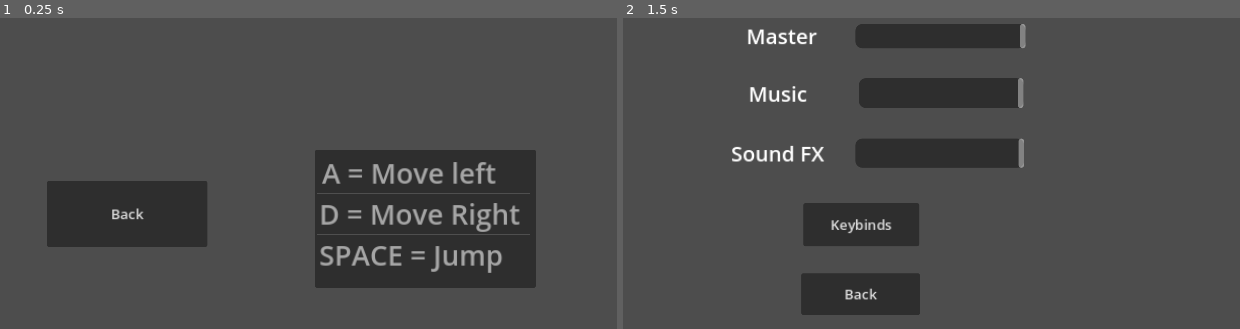
Above: before the commit, frames 1-2 (left to right).
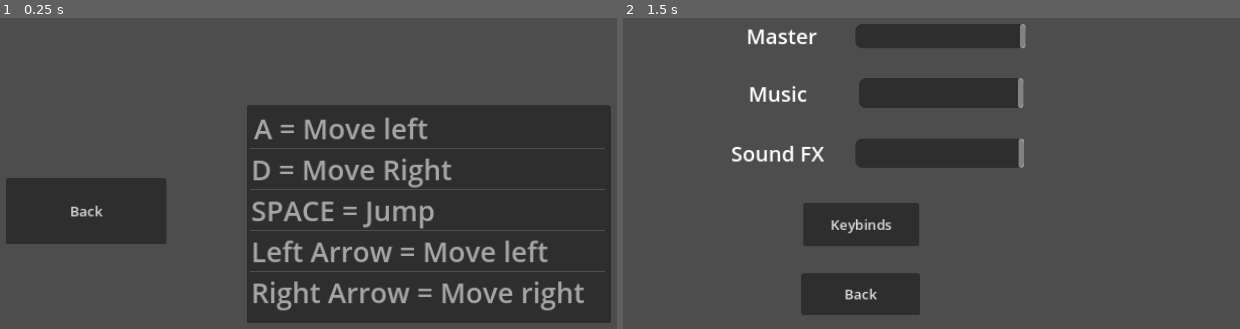
Above: after the commit, the same moments.

Repository: rickvl05/uva-pswe-D
Game: Godot game, scene res://scenes/keybinds.tscn
The game is run twice, just before and just after one commit, with the same random seed, the same clock (stepped at 60 frames per second) and the same inputs. This scene is started directly instead of the project's main scene.
Inputs:
- Up to frame 1 (0.25 s): no input
- Up to frame 2 (1.5 s): tap Enter (ui_accept) at 0.5, 0.77 s; hold D (move_right) 0.53-1.25 s; click "Back" at 1.25 s

The runs differ from the first frame. In frame 1, 32% of the frame differs, in the area x 0-100%, y 27-99%; in frame 2, nothing differs.

Commit message:
keybinds added 2

Diff:
--- a/scenes/keybinds.tscn
+++ b/scenes/keybinds.tscn
@@ -8,23 +8,25 @@
 script = ExtResource("1_kopfe")
 
 [node name="Button" type="Button" parent="."]
-offset_left = 275.0
-offset_top = 262.0
-offset_right = 506.0
-offset_bottom = 357.0
+offset_left = 216.0
+offset_top = 258.0
+offset_right = 447.0
+offset_bottom = 353.0
 theme_override_font_sizes/font_size = 20
 text = "Back"
 
 [node name="ItemList" type="ItemList" parent="."]
-offset_left = 661.0
-offset_top = 217.0
-offset_right = 979.0
-offset_bottom = 416.0
+offset_left = 563.0
+offset_top = 153.0
+offset_right = 1087.0
+offset_bottom = 467.0
 theme_override_font_sizes/font_size = 40
-item_count = 3
+item_count = 5
 item_0/text = "A = Move left"
 item_0/icon = SubResource("ViewportTexture_cailc")
 item_1/text = "D = Move Right"
 item_2/text = "SPACE = Jump"
+item_3/text = "Left Arrow = Move left"
+item_4/text = "Right Arrow = Move right"
 
 [connection signal="pressed" from="Button" to="." method="_on_button_pressed"]
